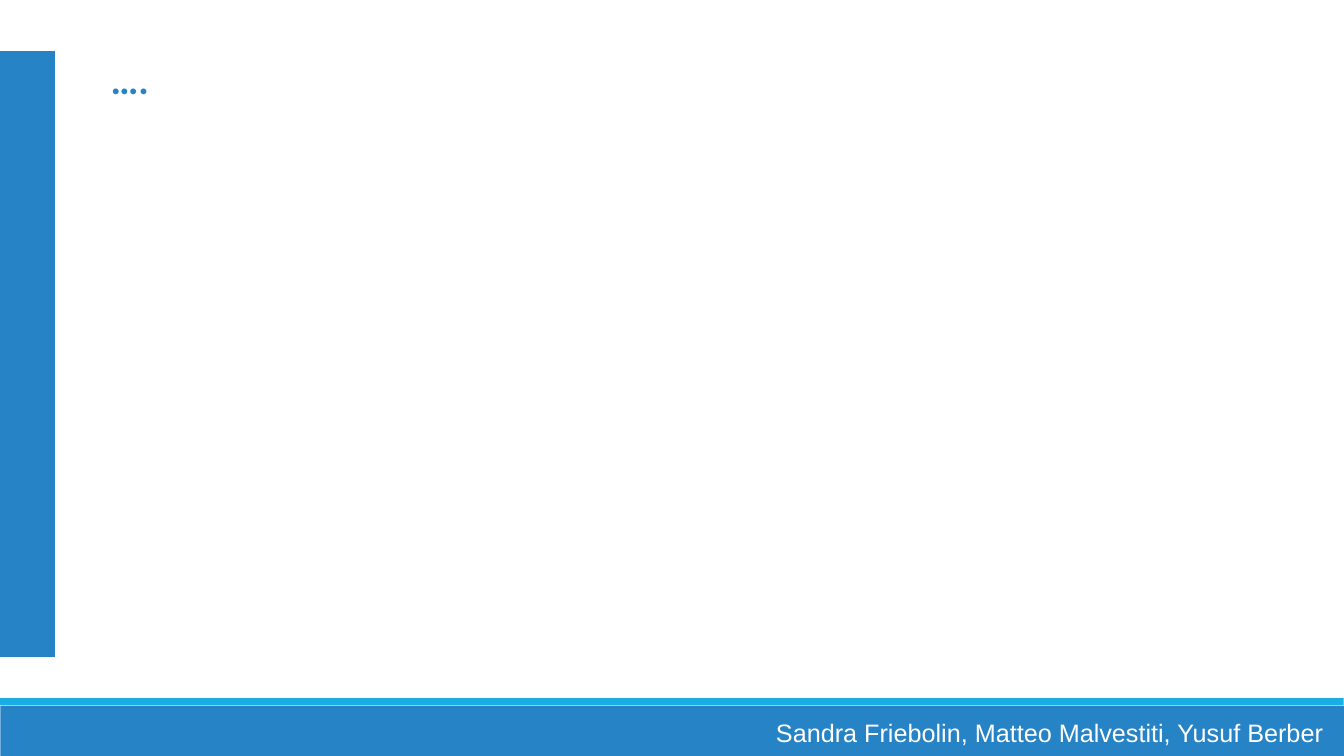
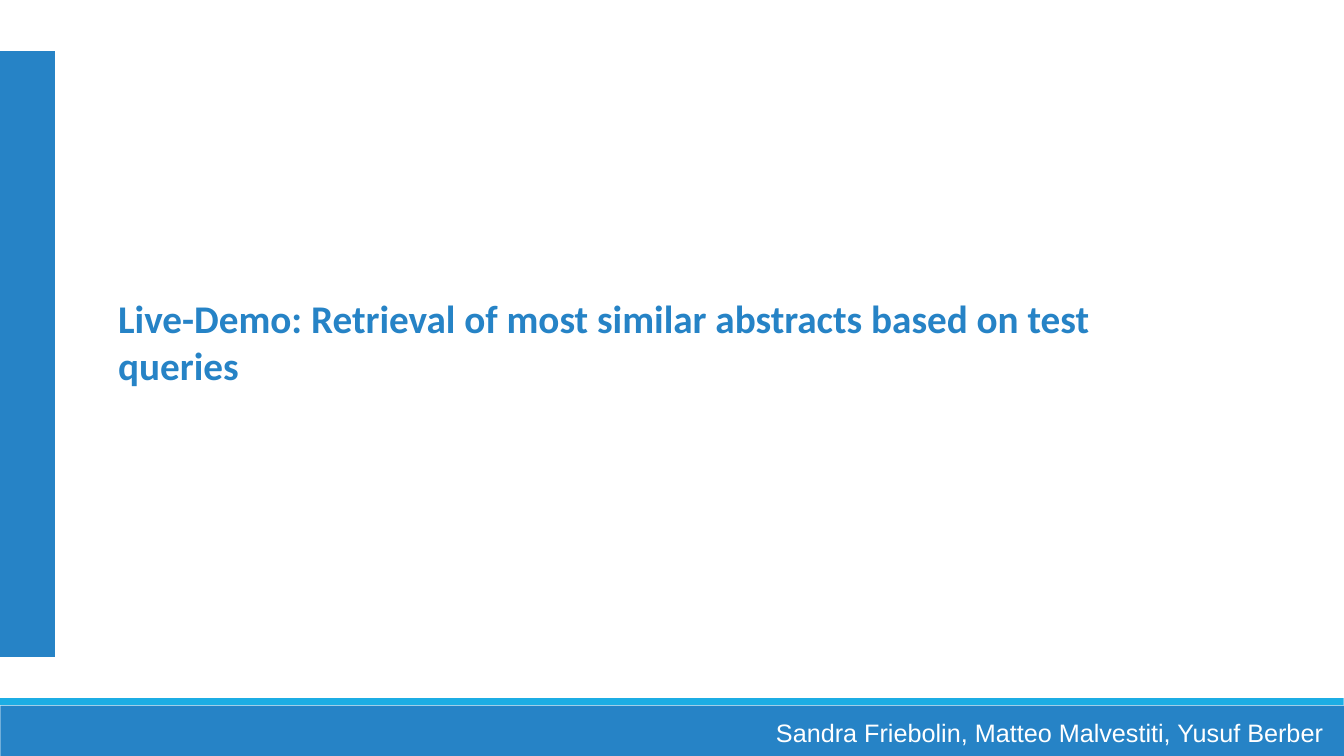
Before and after one commit to Matteo-Malve/RAGMedAssist-INLPT-WS2023, a slide deck: slide 10 of project/docs/Milestone-meeting_slides.pptx. Drawn at 1344x756 pixels with LibreOffice and Linux fonts; fonts in the diff are those of the drawing. Boxes give left, top, right and bottom in pixels: in the first picture for what was removed or moved away, otherwise in the second. Text is boxed around its words. In the diff, an @@ line names an element or a change of style, - is before the commit and + after.

```diff
--- a/project/docs/Milestone-meeting_slides.pptx
+++ b/project/docs/Milestone-meeting_slides.pptx
@@ text removed at <box>101,50,1127,108</box> @@
-….
@@ text added at <box>118,305,1090,386</box>, 28 pt, text #2683C6, bold @@
+Live-Demo: Retrieval of most similar abstracts based on test queries
```
Also in this commit, not shown: 3 other slides changed, 1 other file.
